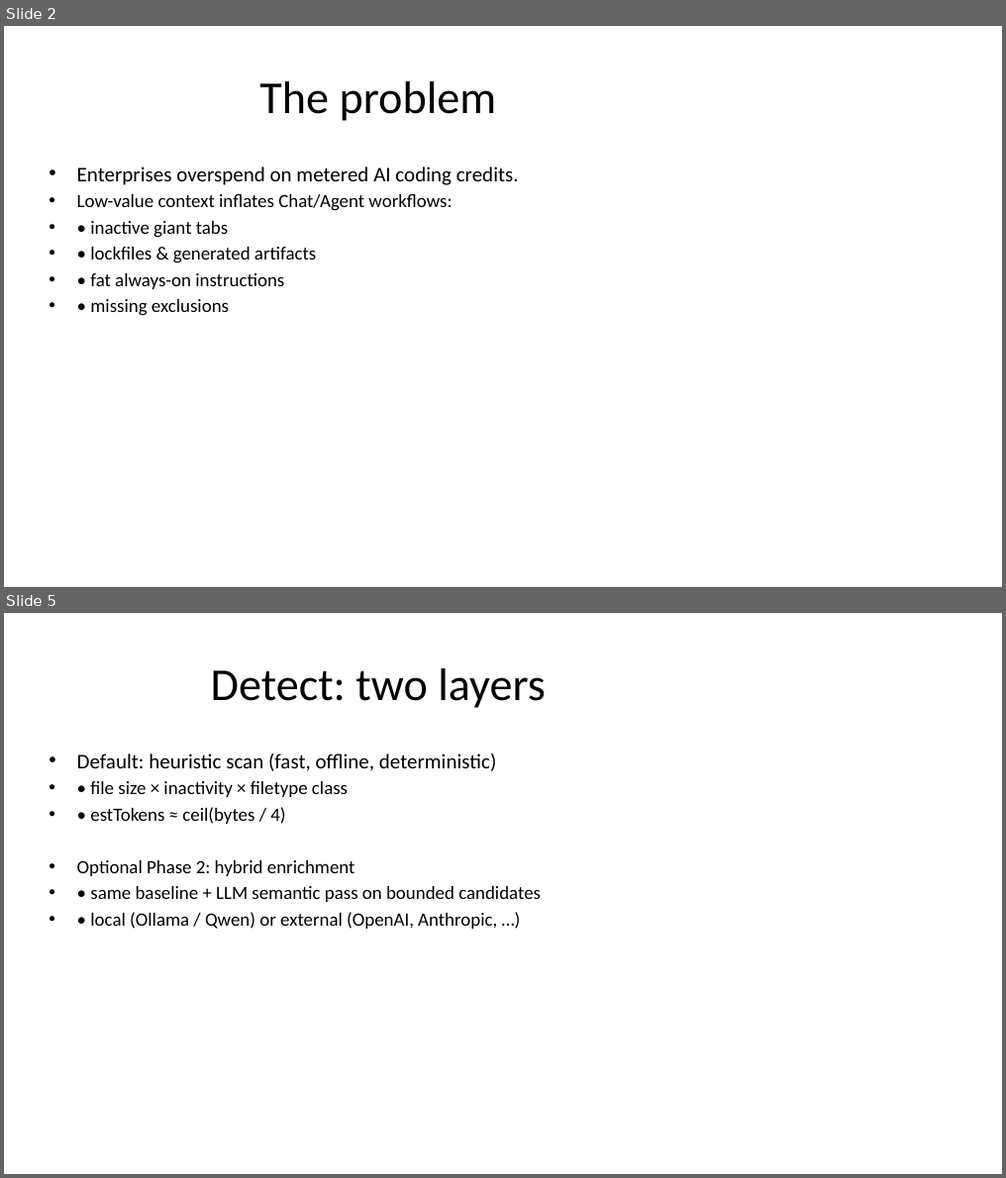
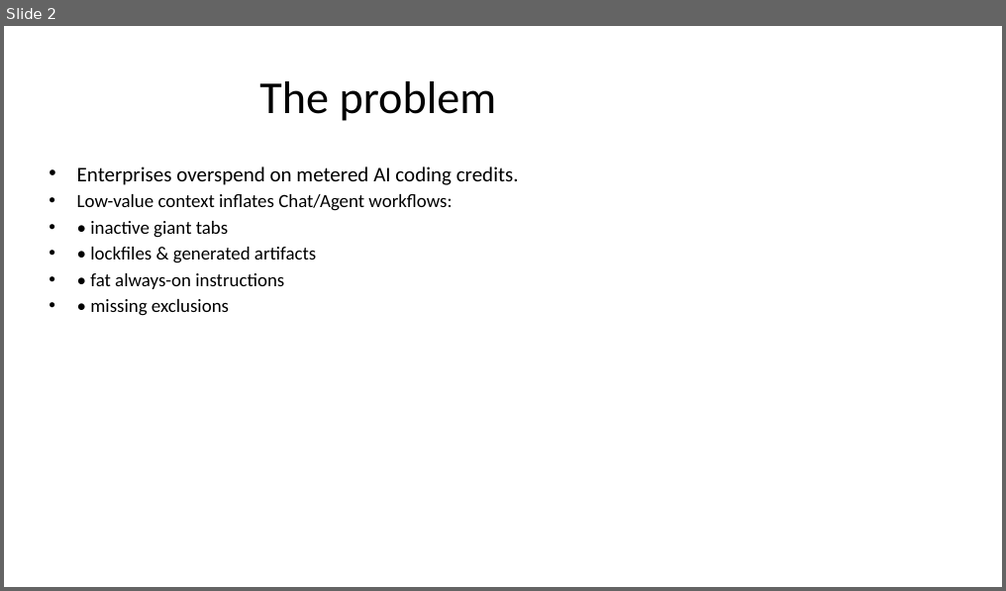
Before and after one commit to JordyNicholas/TokenForge, a slide deck: docs/pitch/TokenForge-Pitch.pptx. Shown one above the other, each under a label of ours: slides 2 and 5 before the commit, slide 2 after it; the slides between them are not shown. The pictures are 1006x1178 and 1006x591 pixels, drawn with LibreOffice and Linux fonts; fonts in the diff are those of the drawing. Boxes give left, top, right and bottom in pixels: in the first picture for what was removed or moved away, otherwise in the second. Text is boxed around its words. In the diff, an @@ line names an element or a change of style, - is before the commit and + after.

```diff
--- a/docs/pitch/TokenForge-Pitch.pptx
+++ b/docs/pitch/TokenForge-Pitch.pptx
@@ slide 5 removed at bbox=[4, 613, 1002, 1174], background #FFFFFF @@
@@ title removed at bbox=[211, 668, 546, 708] @@
-Detect: two layers
@@ text removed at bbox=[77, 754, 541, 929] @@
-• Default: heuristic scan (fast, offline, deterministic)
-• • file size × inactivity × filetype class
-• • estTokens ≈ ceil(bytes / 4)
-• Optional Phase 2: hybrid enrichment
-• • same baseline + LLM semantic pass on bounded candidates
-• • local (Ollama / Qwen) or external (OpenAI, Anthropic, …)
```
Also in this commit, not shown: 6 slides changed, 2 slides added, 1 other slide removed, 5 other files.
